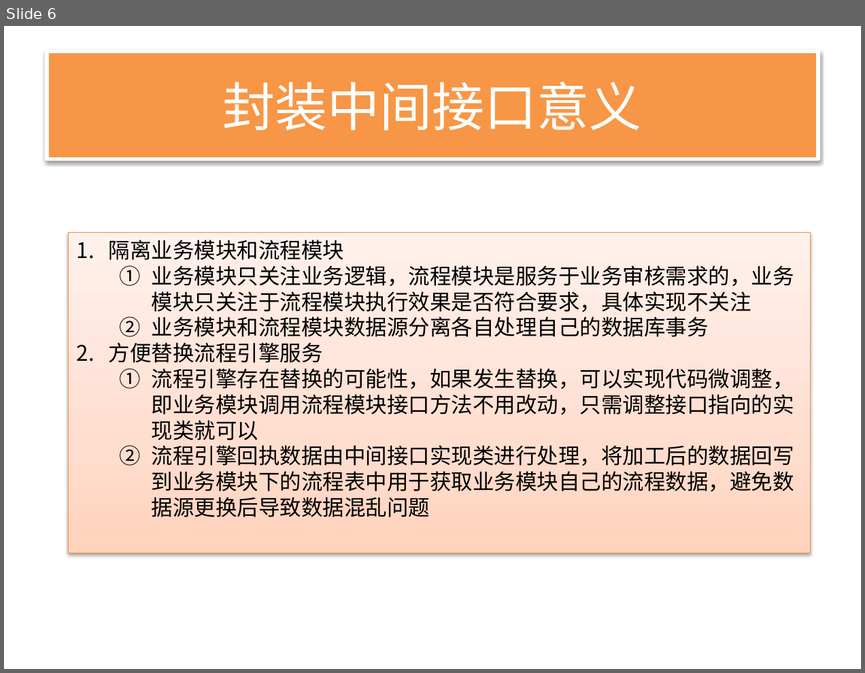
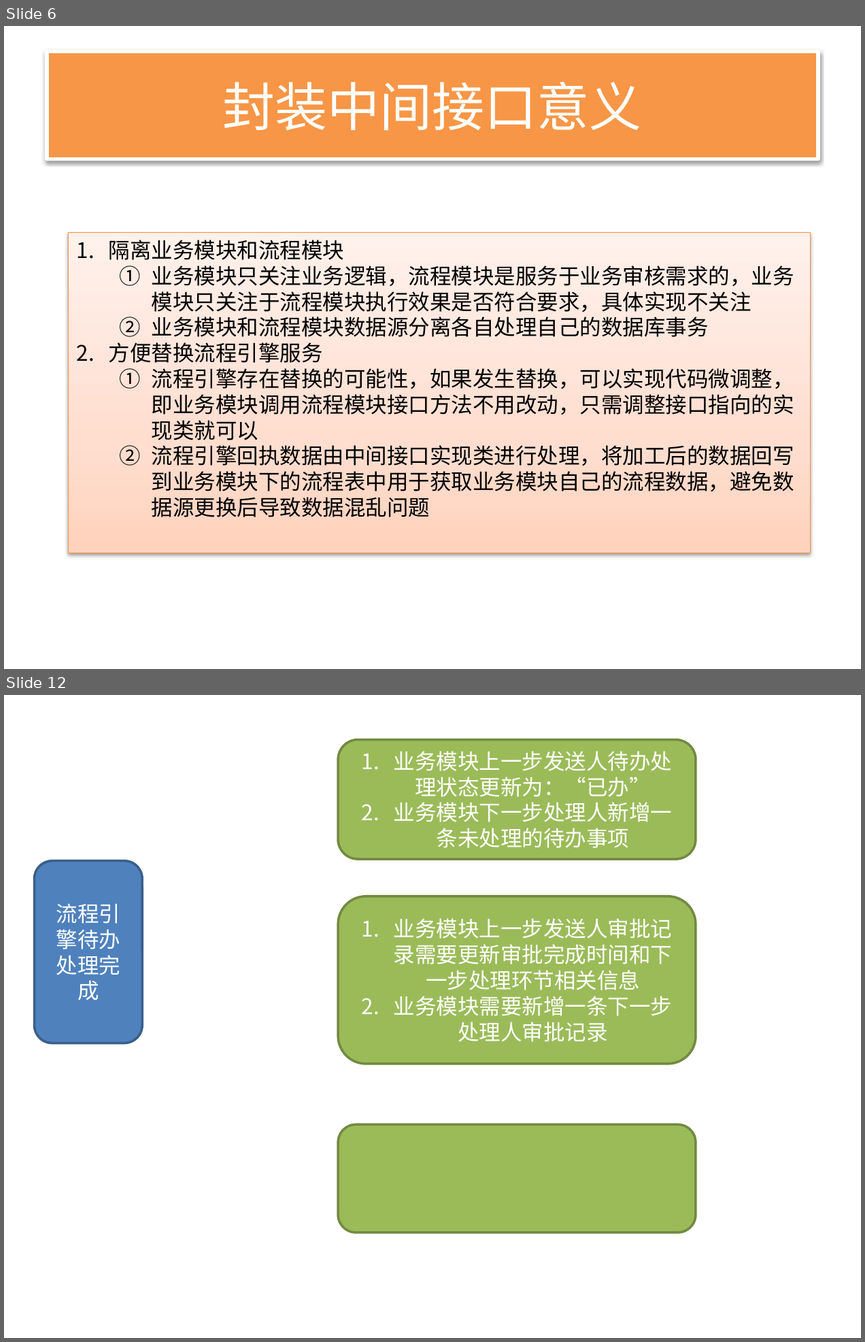
Before and after one commit to songzxDev/helloworld, a slide deck: WebContent/docs/BPM前期项目准备_20171026.pptx. Shown one above the other, each under a label of ours: slide 6 before the commit, slides 6 and 12 after it; the slides between them are not shown. The pictures are 865x673 and 865x1342 pixels, drawn with LibreOffice and Linux fonts; fonts in the diff are those of the drawing. Boxes give left, top, right and bottom in pixels: in the first picture for what was removed or moved away, otherwise in the second. Text is boxed around its words. In the diff, an @@ line names an element or a change of style, - is before the commit and + after.

Commit message:
准备文档部分信息维护

```diff
--- a/WebContent/docs/BPM前期项目准备_20171026.pptx
+++ b/WebContent/docs/BPM前期项目准备_20171026.pptx
@@ slide 12 added at [4, 695, 861, 1338], background #FFFFFF @@
@@ rounded rectangle added at [338, 740, 696, 859], fill #9BBB59, outline #738A42 2 pt, 18 pt, text #FFFFFF @@
+1. 业务模块上一步发送人待办处理状态更新为：“已办”
+2. 业务模块下一步处理人新增一条未处理的待办事项
@@ rounded rectangle added at [34, 860, 142, 1043], fill #4F81BD, outline #3A5F8C 2 pt, 18 pt, text #FFFFFF @@
+流程引擎待办处理完成
@@ rounded rectangle added at [338, 896, 696, 1064], fill #9BBB59, outline #738A42 2 pt, 18 pt, text #FFFFFF @@
+1. 业务模块上一步发送人审批记录需要更新审批完成时间和下一步处理环节相关信息
+2. 业务模块需要新增一条下一步处理人审批记录
@@ rounded rectangle added at [338, 1124, 696, 1232], fill #9BBB59, outline #738A42 2 pt @@
```
Also in this commit, not shown: 13 other slides added, 1 other file.
